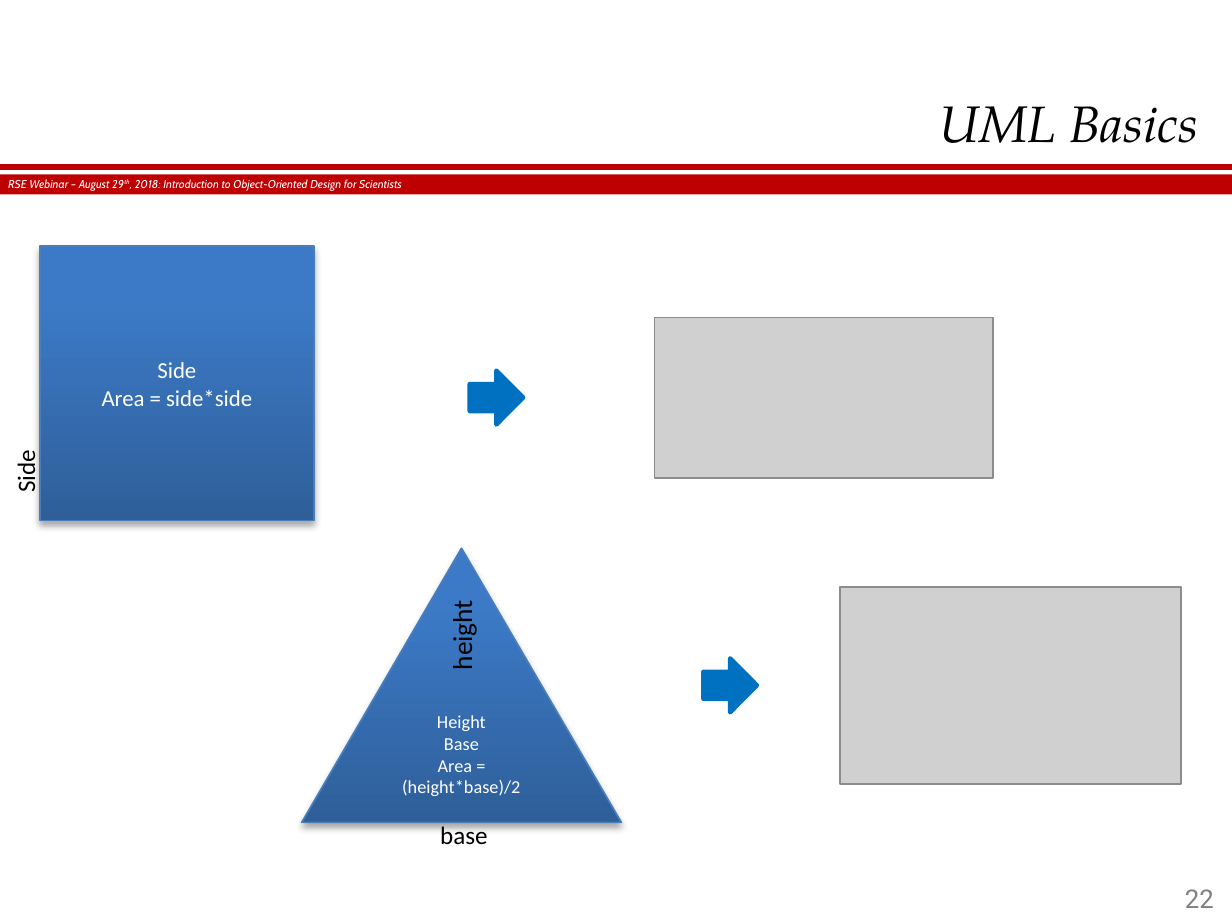
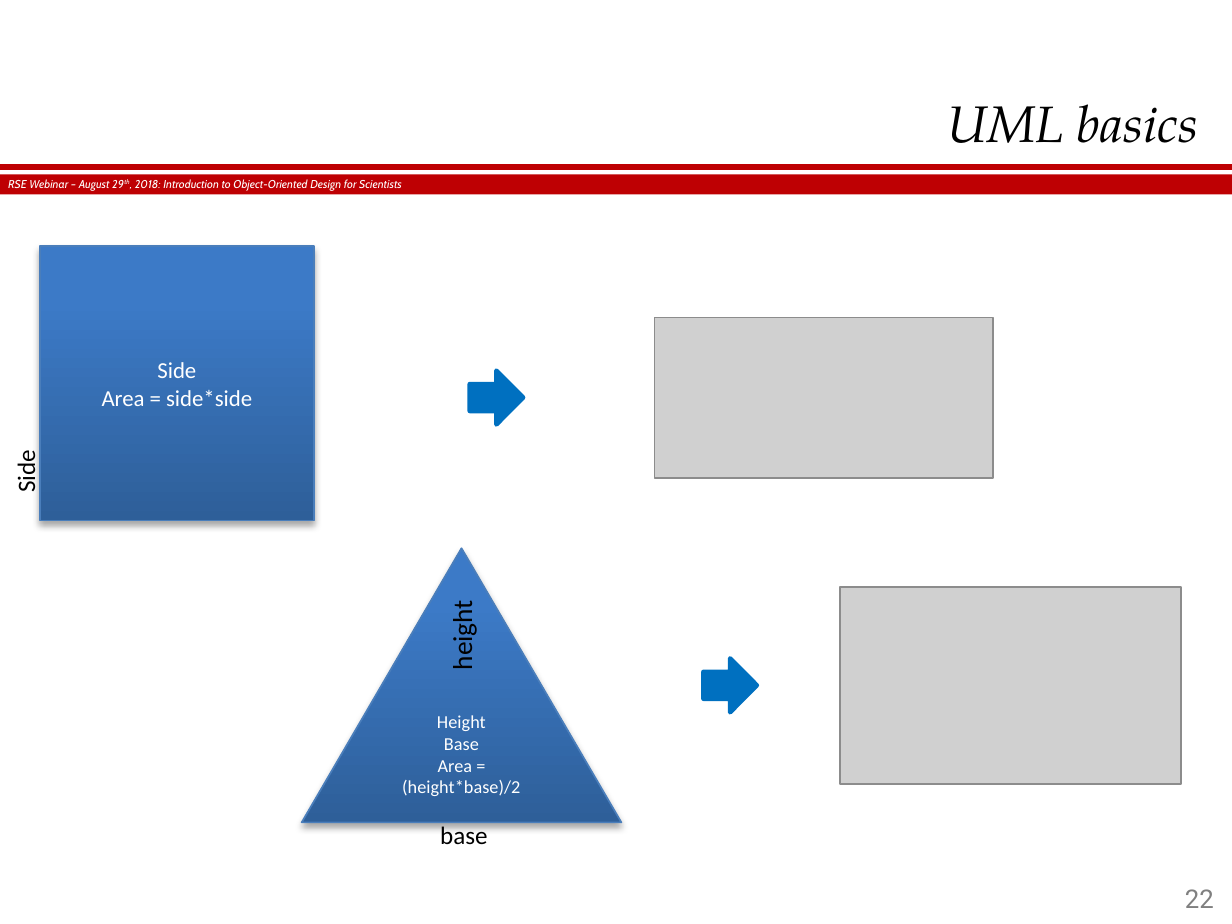
Before and after one commit to hergin/ObjectOrientedMethodology, a slide deck: slide 22 of RSE Webinar - 08.29.2018.pptx. Drawn at 1232x924 pixels with LibreOffice and Linux fonts; fonts in the diff are those of the drawing; grey boxes stand for pictures; background and template pictures are left out. Boxes give left, top, right and bottom in pixels: in the first picture for what was removed or moved away, otherwise in the second. Text is boxed around its words. In the diff, an @@ line names an element or a change of style, - is before the commit and + after.

```diff
--- a/RSE Webinar - 08.29.2018.pptx
+++ b/RSE Webinar - 08.29.2018.pptx
@@ title at [947,104,1199,143]: text changed @@
-UML Basics
+UML basics
```
Also in this commit, not shown: 7 other slides changed, 30 slides added, 4 other files.
